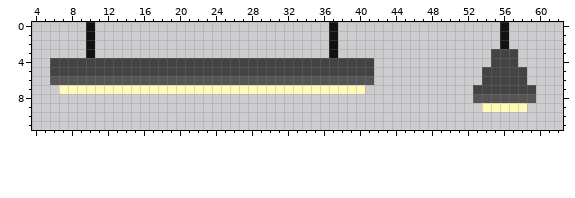
Two versions of one pixel-art sprite, 2d-platformer/Sprites/Lights.png. That is the earlier state.
The file is 64x16 pixels. Colours within 5 levels of each other are drawn and written as one. Shown: x 4..62, y 0..11.
The result:
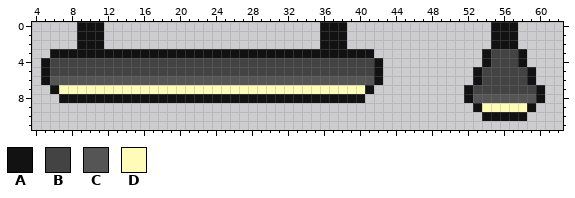
Palette (. is transparent): A #121212  B #434343  C #555555  D #fffcb9
From old to new:
y 0..2: x 9 . -> A; x 11 . -> A; x 36 . -> A; x 38 . -> A; x 55 . -> A; x 57 . -> A
y 3: x 6..9 .... -> AAAA; x 11..36 .......................... -> AAAAAAAAAAAAAAAAAAAAAAAAAA; x 38..41 .... -> AAAA; x 54 . -> A; x 58 . -> A
y 4: x 5 . -> A; x 42 . -> A; x 54 . -> A; x 58 . -> A
y 5..6: x 5 . -> A; x 42 . -> A; x 53 . -> A; x 59 . -> A
y 7: x 6 . -> A; x 41 . -> A; x 52 . -> A; x 60 . -> A
y 8: x 7..40 .................................. -> AAAAAAAAAAAAAAAAAAAAAAAAAAAAAAAAAA; x 52 . -> A; x 60 . -> A
y 9: x 53 . -> A; x 59 . -> A
y 10: x 54..58 ..... -> AAAAA
